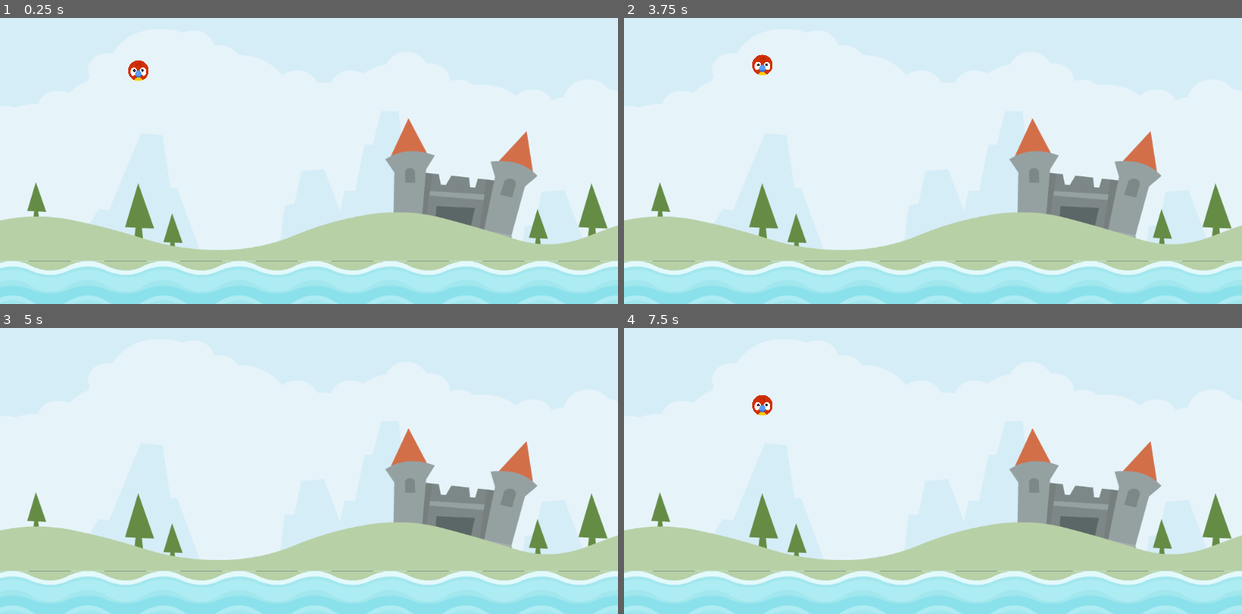
Above: before the commit, frames 1-4 (two rows, left to right).
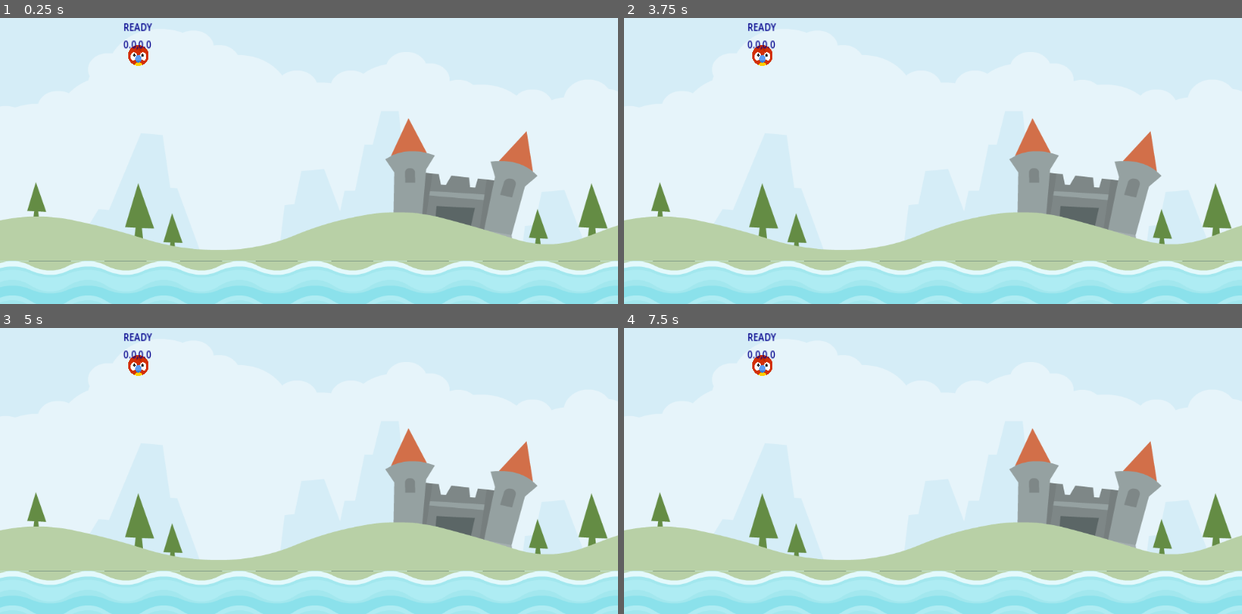
Above: after the commit, the same moments.

Repository: EmmanuelBarboza/AngryAnimals
Game: Godot game, scene res://Scenes/Level/level.tscn
Same seed, same stepped clock (60 frames per second), same inputs: the game is played once before the commit and once after it.
Inputs (mouse positions are in pixels of both pictures, inside the frame that each line leads up to):
- Up to frame 1 (0.25 s): no input
- Up to frame 2 (3.75 s): move the mouse to (1068, 112) at 0.52 s; press the mouse at (1068, 112) at 0.53 s; release the mouse at (1068, 112) at 1.25 s; tap Enter at 1.25, 2.75 s; drag from (809, 146) to (933, 281) at 1.27 s; tap Space at 2, 3.5 s; move the mouse to (994, 52) at 2.02 s; press the mouse at (994, 52) at 2.03 s; release the mouse at (994, 52) at 2.75 s; drag from (902, 201) to (747, 78) at 2.77 s; move the mouse to (1118, 181) at 3.52 s; press the mouse at (1118, 181) at 3.53 s
- Up to frame 3 (5 s): release the mouse at (494, 491) at 4.25 s; drag from (123, 388) to (309, 591) at 4.27 s
- Up to frame 4 (7.5 s): tap Enter at 5 s; move the mouse to (963, 439) at 5.02 s; press the mouse at (963, 439) at 5.03 s; release the mouse at (963, 439) at 5.75 s; tap Space at 5.75 s; drag from (840, 353) to (809, 456) at 5.77 s; move the mouse to (1068, 422) at 6.52 s; press the mouse at (1068, 422) at 6.53 s; release the mouse at (1068, 422) at 7.25 s; drag from (809, 456) to (933, 591) at 7.27 s

The runs differ from the first frame. In frame 1, 0.5% of the frame differs, in the area x 20-25%, y 1-23%; in frame 2, 0.4%; in frame 3, 0.4%; in frame 4, 0.5%, in the area x 20-25%, y 1-31%.

Commit message:
Animal state handle
-Added the dragging state funcionality
-Added limits to the dragging

Diff:
--- a/Scenes/Animal/animal.gd
+++ b/Scenes/Animal/animal.gd
@@ -1,24 +1,96 @@
 class_name Animal
 extends RigidBody2D
 
+
+#Enums
+enum ANIMAL_STATE {READY, DRAG, RELEASE}
+
+#Constants
+const DRAG_LIM_MAX: Vector2 = Vector2(0,60)
+const DRAG_LIM_MIN: Vector2 = Vector2(-60,0)
+
 #Variables
 @onready var on_screen_notifier: VisibleOnScreenNotifier2D = $OnScreenNotifier
+@onready var label: Label = $Label
+
+var _state: ANIMAL_STATE = ANIMAL_STATE.READY
+
+var _start: Vector2 = Vector2.ZERO
+
+var _drag_start: Vector2  = Vector2.ZERO
+
+var _dragged_vector: Vector2 = Vector2.ZERO
+
 
 # Called when the node enters the scene tree for the first time.
 func _ready() -> void:
-	pass # Replace with function body.
+	_start = position
 
 
 func _physics_process(delta: float) -> void:
-	pass
+	#Esta funcion va actualizar lo que hace el animal
+	update(delta)
+	label.text = "%s \n" % ANIMAL_STATE.keys()[_state]
+	label.text += "%.1f,%.1f" % [_dragged_vector.x, _dragged_vector.y]
+
+func set_new_state(new_state: ANIMAL_STATE) -> void:
+	#Esta funcion maneja el cambio de estado del animal
+	_state = new_state
+	if _state == ANIMAL_STATE.RELEASE:
+		#Si es nuevo estado es RELEASE osea que lo solto
+		#Entonces colocamos freeze en falso, para que el motor de fisicas
+		#Tome control sobre el animal
+		freeze = false
+	elif _state == ANIMAL_STATE.DRAG:
+		_drag_start = get_global_mouse_position()
+
+func detect_release() -> bool:
+	#Esta funcion detecta si estamos en el estado de arrastrar y si se suelta el mouse
+	if _state == ANIMAL_STATE.DRAG:
+		if Input.is_action_just_released("drag"):
+			set_new_state(ANIMAL_STATE.RELEASE)
+			return true
+	return false
+
+func get_dragged_vector(gmp: Vector2) -> Vector2:
+	return get_global_mouse_position() - _drag_start
+
+func drag_in_limits() -> void:
+
+	_dragged_vector.x = clampf(_dragged_vector.x, DRAG_LIM_MIN.x, DRAG_LIM_MAX.x)
+	_dragged_vector.y = clampf(_dragged_vector.y, DRAG_LIM_MIN.y, DRAG_LIM_MAX.y)
+
+	position = _start + _dragged_vector
+
+
+func update_drag() -> void:
+	#Actualiza la posicion del animal a la posicion del mouse
+	if detect_release() == true:
+		return
+	var gmp = get_global_mouse_position()
+	_dragged_vector = get_dragged_vector(gmp)
+	drag_in_limits()
+
+func update(delta: float) -> void:
+	#Actualiza que hace el animal segun su estado
+	match  _state:
+		ANIMAL_STATE.DRAG:
+			update_drag()
 
 func _on_screen_exited() -> void:
 	#Cuando el animal sale de la pantalla lo despawneamos
 	despawn()
-
 
 func despawn() -> void:
 	#Emitimos la señal de que el animal murio
 	SignalManager.on_animal_died.emit()
 	set_process(false)
 	queue_free()
+
+#Señal que detecta inputs de mouse
+func _on_input_event(viewport: Node, event: InputEvent, shape_idx: int) -> void:
+	#Aca basicamente estamos comprobando que el estado sea READY
+	#Y que si tambien el evento de la señal es drag, entonces queremos cambiar
+	#El estadoa a drag
+	if _state == ANIMAL_STATE.READY and event.is_action_pressed("drag"):
+		set_new_state(ANIMAL_STATE.DRAG)
--- a/Scenes/Animal/animal.tscn
+++ b/Scenes/Animal/animal.tscn
@@ -7,6 +7,8 @@
 radius = 19.5
 
 [node name="Animal" type="RigidBody2D"]
+input_pickable = true
+freeze = true
 script = ExtResource("1_2mmnw")
 
 [node name="Sprite2D" type="Sprite2D" parent="."]
@@ -19,4 +21,14 @@
 [node name="OnScreenNotifier" type="VisibleOnScreenNotifier2D" parent="."]
 scale = Vector2(3.2143, 3.30077)
 
+[node name="Label" type="Label" parent="."]
+offset_left = -28.0
+offset_top = -67.0
+offset_right = 27.0
+offset_bottom = -44.0
+scale = Vector2(1.02895, 1.22804)
+theme_override_colors/font_color = Color(1.58831e-06, 0, 0.550048, 1)
+text = "DEBUG"
+
+[connection signal="input_event" from="." to="." method="_on_input_event"]
 [connection signal="screen_exited" from="OnScreenNotifier" to="." method="_on_screen_exited"]
--- a/project.godot
+++ b/project.godot
@@ -23,6 +23,14 @@
 
 window/stretch/mode="canvas_items"
 
+[input]
+
+drag={
+"deadzone": 0.5,
+"events": [Object(InputEventMouseButton,"resource_local_to_scene":false,"resource_name":"","device":-1,"window_id":0,"alt_pressed":false,"shift_pressed":false,"ctrl_pressed":false,"meta_pressed":false,"button_mask":1,"position":Vector2(115, 22),"global_position":Vector2(127, 79),"factor":1.0,"button_index":1,"canceled":false,"pressed":true,"double_click":false,"script":null)
+]
+}
+
 [rendering]
 
 renderer/rendering_method="mobile"
